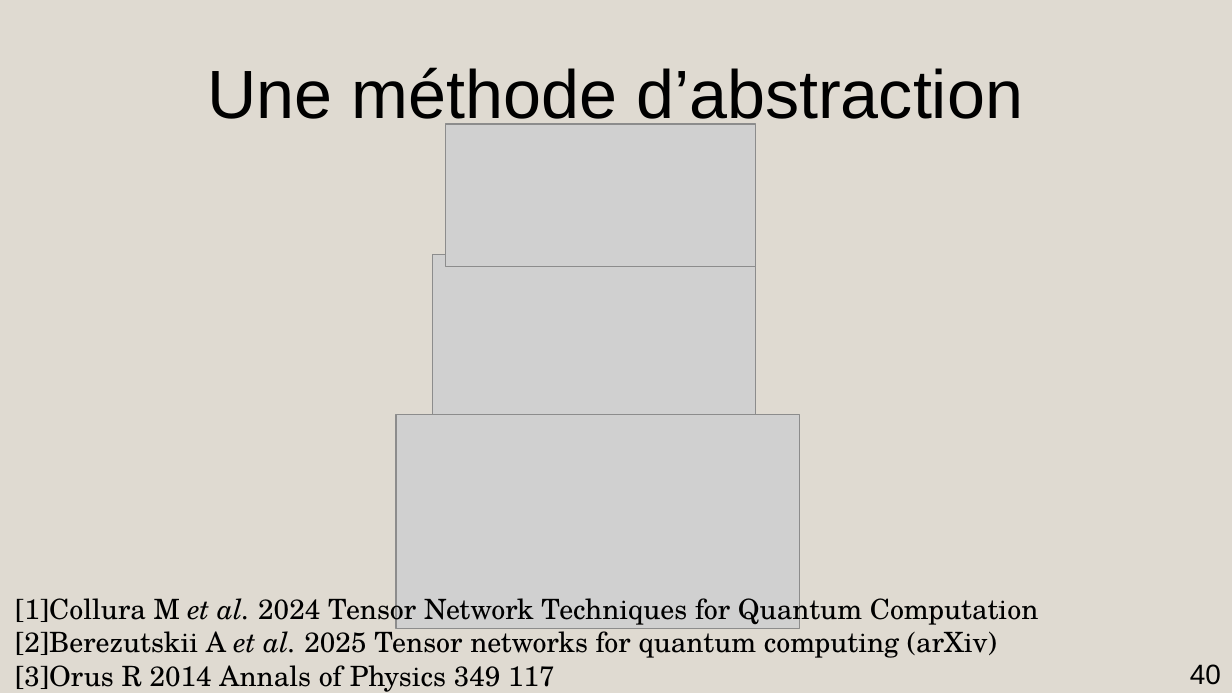
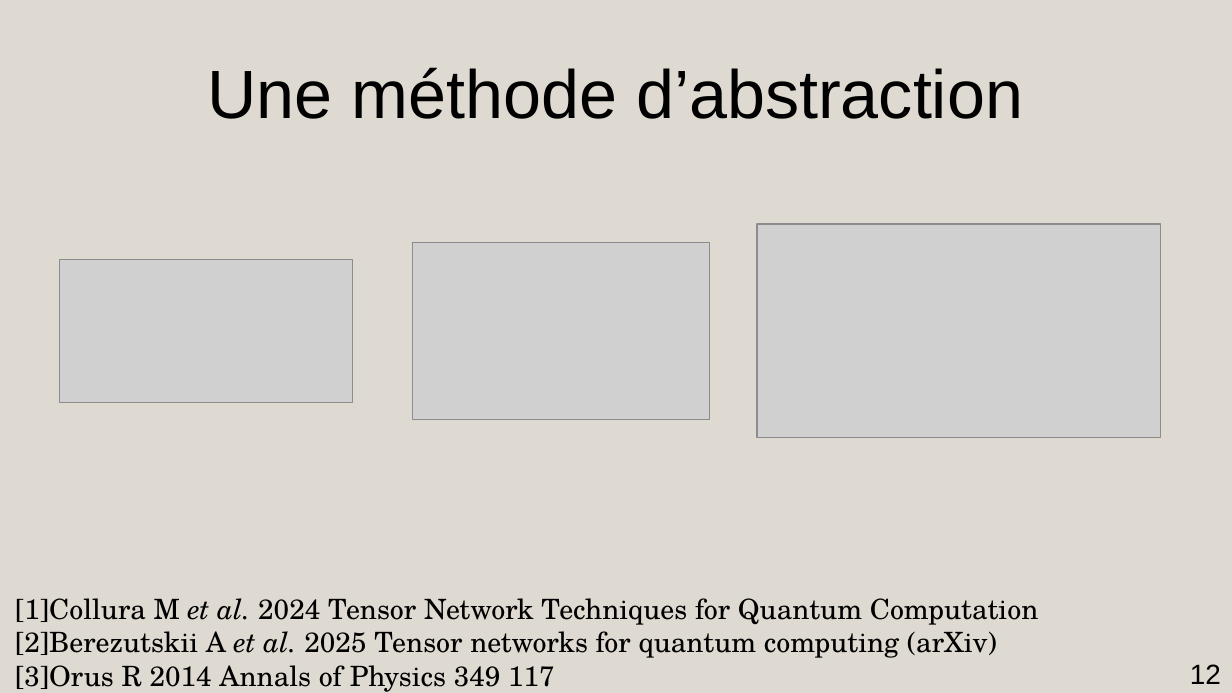
Before and after one commit to AmdaU/presentations, a slide deck: slide 12 of Seminaire/Seminaire.odp (slide 40 before the commit). Drawn at 1232x693 pixels with LibreOffice and Linux fonts; fonts in the diff are those of the drawing; grey boxes stand for pictures. Boxes give left, top, right and bottom in pixels: in the first picture for what was removed or moved away, otherwise in the second. Text is boxed around its words. In the diff, an @@ line names an element or a change of style, - is before the commit and + after.

```diff
--- a/Seminaire/Seminaire.odp
+++ b/Seminaire/Seminaire.odp
@@ picture: place and size @@
-picture at <box>445,124,756,267</box>
+picture at <box>757,225,1160,438</box>
@@ picture: place and size @@
-picture at <box>396,415,799,628</box>
+picture at <box>59,259,353,402</box>
@@ picture: place and size @@
-picture at <box>433,254,756,430</box>
+picture at <box>413,243,710,419</box>
@@ page number at <box>1190,664,1221,684</box>: text changed @@
-40
+12
```
Also in this commit, not shown: 3 other slides changed, 6 slides added, 5 slides removed, 50 other files.
